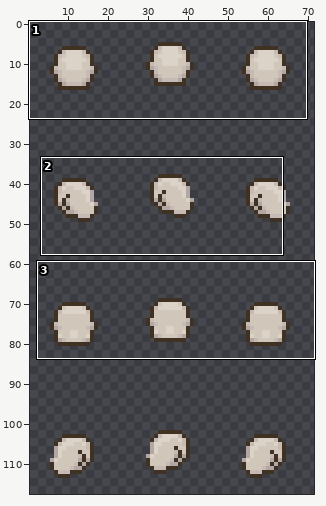
Two versions of one sprite sheet, collection/cabbit-custom/sprite/base/parts/head/PNG/24x32/head-heavy-ash.png. The picture above shows the old version from afar; the outline marks the close-up.
Close-up. The starting point:
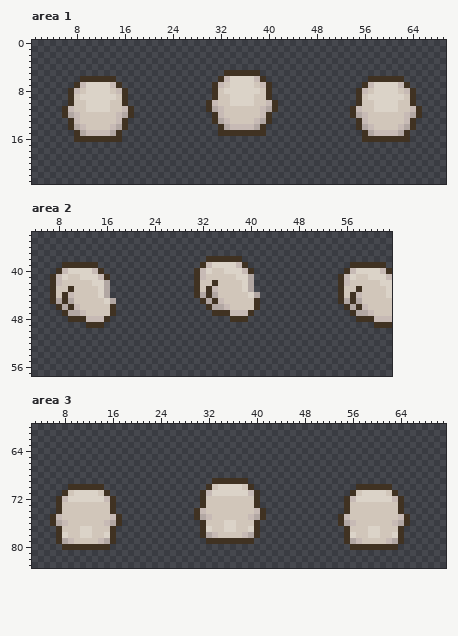
The file is 72x128 pixels. Shown: area 1: x 1..69, y 0..23; area 2: x 4..63, y 34..57; area 3: x 3..71, y 60..83. The wide view leaves out empty margins. The commit also changed other parts of the picture, which this record leaves out.
After the commit:
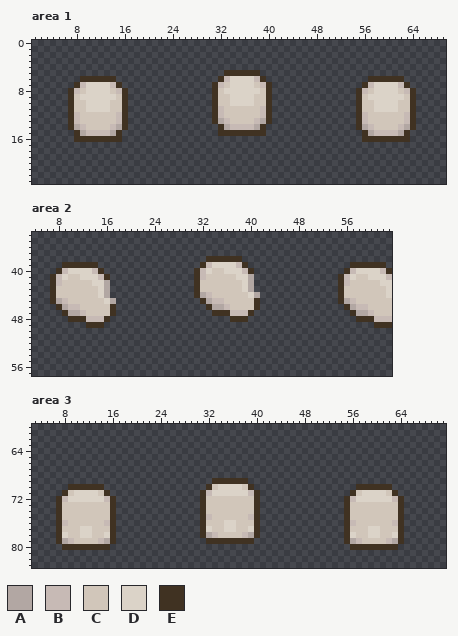
Palette (. is transparent): A #b2a7a3  B #c7bab5  C #d1c6ba  D #dbd3c8  E #403222
From old to new:
Changed rows in their new state; - is an unchanged pixel.
Area 1:
first column x 6:
10 ------------------------.E--------E.------------------------
11 .E--------E.------------.E--------E.------------.E--------E.
12 .E--------E.------------------------------------.E--------E.
Area 2:
first column x 9:
42 -------------------------C------------------------
43 -C----------------------CC-----------------------C
44 CC----------------------BC----------------------CC
45 BC-----------------------B----------------------BC
46 -B-----------------------------------------------B
Area 3:
first column x 6:
74 ------------------------.E--------E.------------------------
75 .E--------E.------------.E--------E.------------.E--------E.
76 .E--------E.------------------------------------.E--------E.
